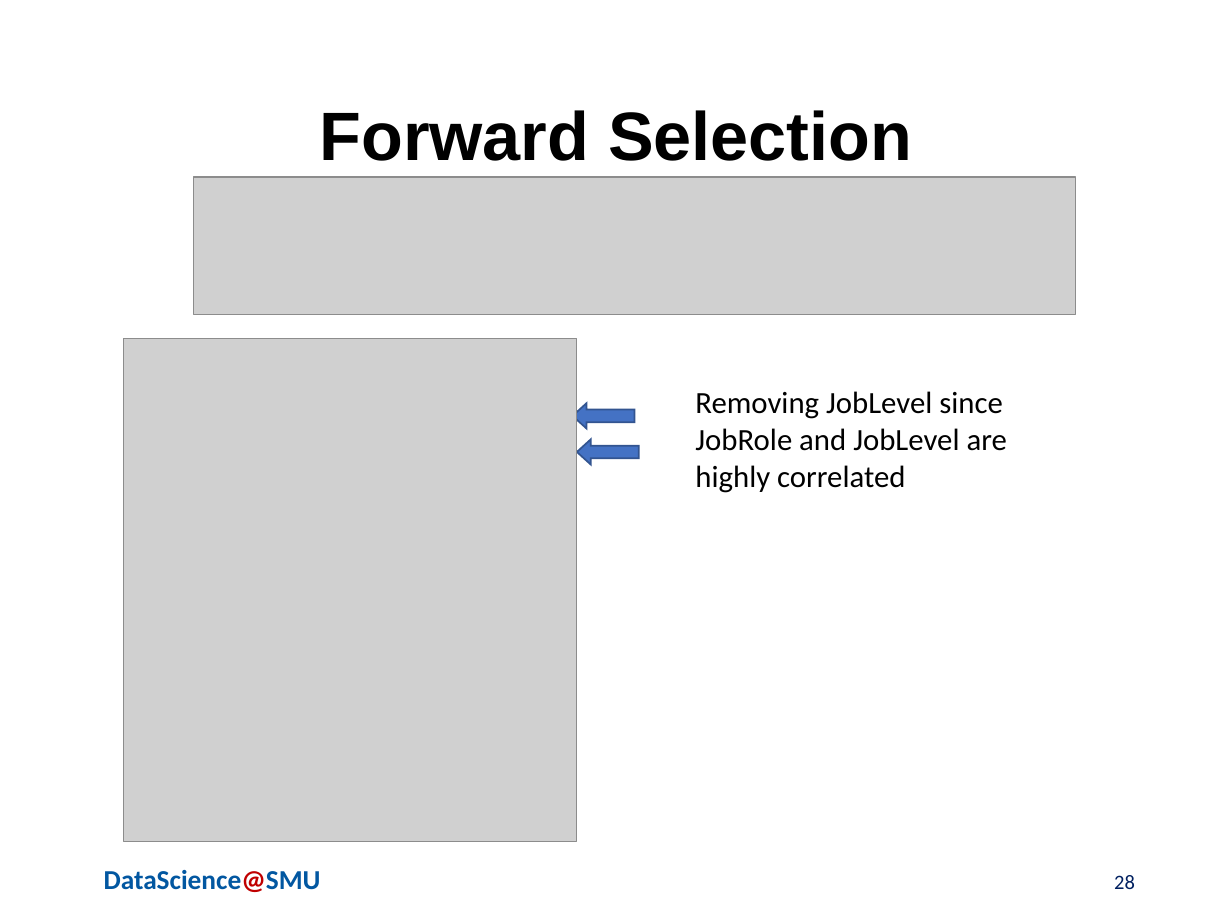
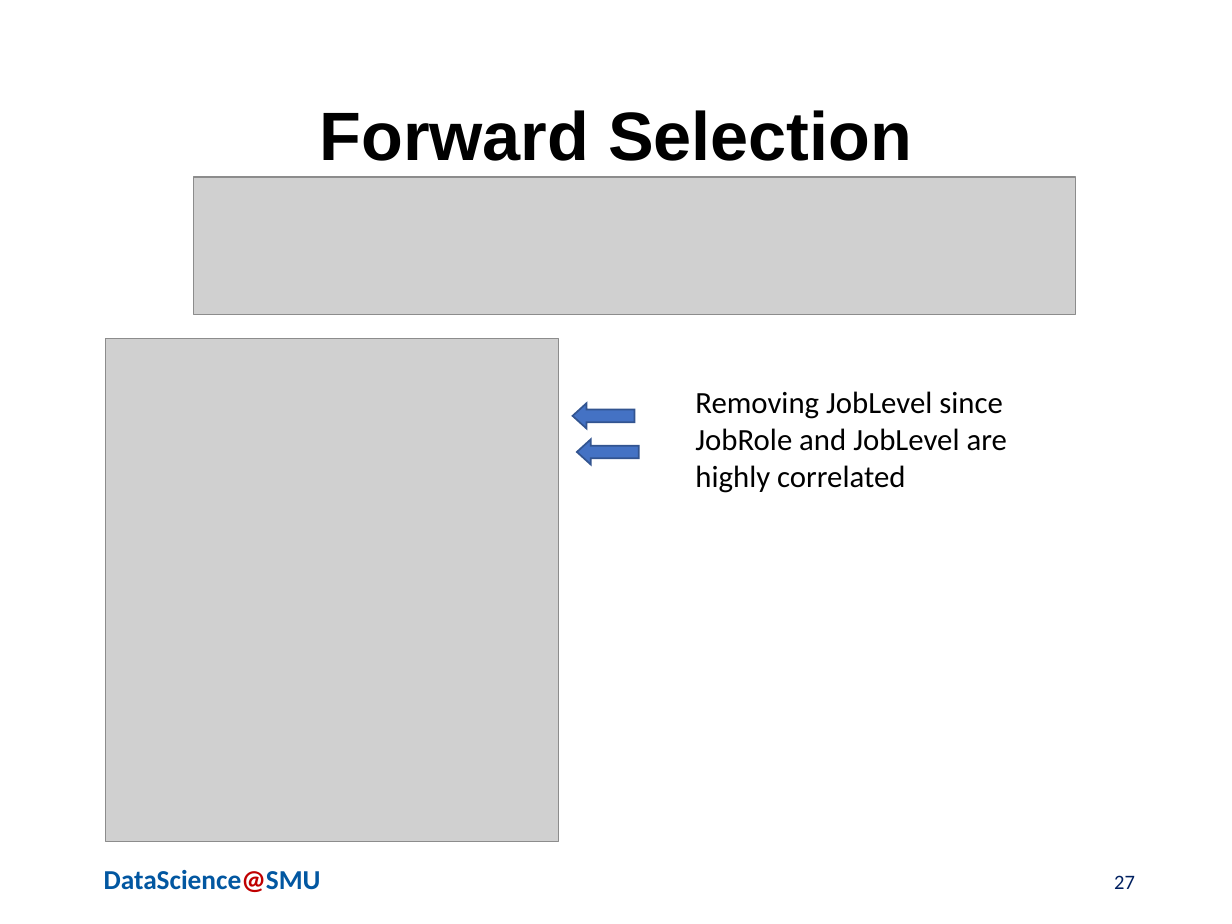
Before and after one commit to chaoshunh/SMU_MSDS, a slide deck: slide 27 of Doing_Data_Science/CaseStudy2/Reports/MSDSPresentation.pptx (slide 28 before the commit). Drawn at 1232x924 pixels with LibreOffice and Linux fonts; fonts in the diff are those of the drawing; grey boxes stand for pictures; background and template pictures are left out. Boxes give left, top, right and bottom in pixels: in the first picture for what was removed or moved away, otherwise in the second. Text is boxed around its words. In the diff, an @@ line names an element or a change of style, - is before the commit and + after.

```diff
--- a/Doing_Data_Science/CaseStudy2/Reports/MSDSPresentation.pptx
+++ b/Doing_Data_Science/CaseStudy2/Reports/MSDSPresentation.pptx
@@ picture: place and size @@
-picture at (124, 339, 578, 841)
+picture at (106, 339, 559, 841)
@@ page number at (1114, 875, 1135, 889): text changed @@
-28
+27
```
Also in this commit, not shown: 2 other slides changed, 1 other file.
